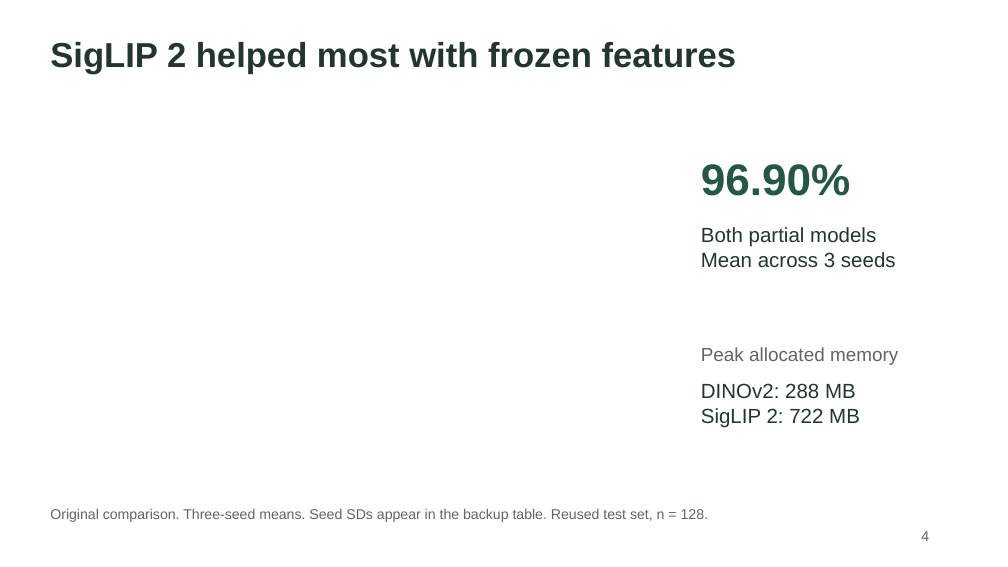
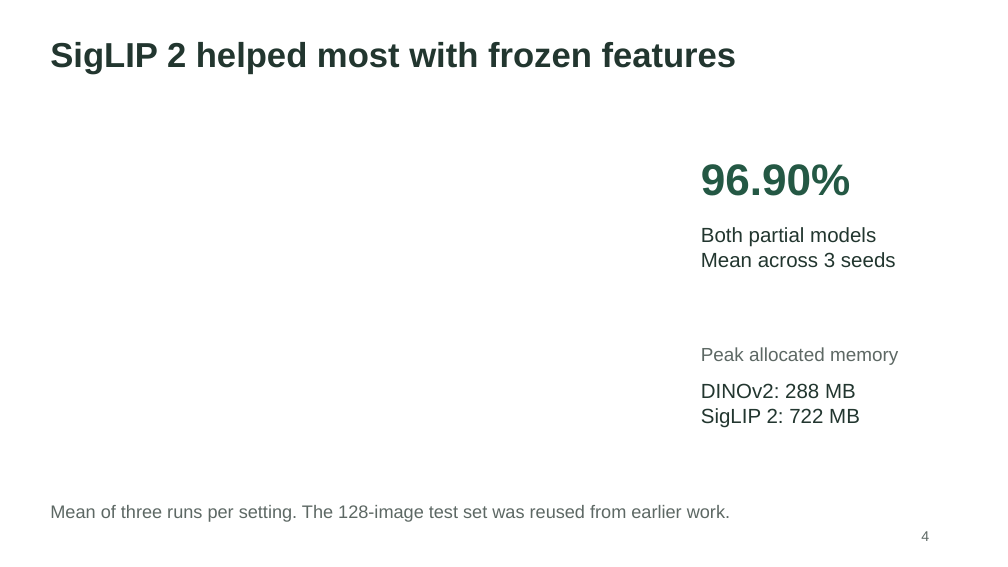
Before and after one commit to A1Prep/beans-vit-study-2026, a slide deck: slide 4 of report/presentation/bean_leaf_presentation.pptx. Drawn at 1008x567 pixels with LibreOffice and Linux fonts; fonts in the diff are those of the drawing. Boxes give left, top, right and bottom in pixels: in the first picture for what was removed or moved away, otherwise in the second. Text is boxed around its words. In the diff, an @@ line names an element or a change of style, - is before the commit and + after.

```diff
--- a/report/presentation/bean_leaf_presentation.pptx
+++ b/report/presentation/bean_leaf_presentation.pptx
@@ text at bbox=[50, 505, 730, 522]: text changed; size 13.5 to 17.2 pt @@
-Original comparison. Three-seed means. Seed SDs appear in the backup table. Reused test set, n = 128.
+Mean of three runs per setting. The 128-image test set was reused from earlier work.
```
Also in this commit, not shown: 10 other slides changed, 12 other files.
